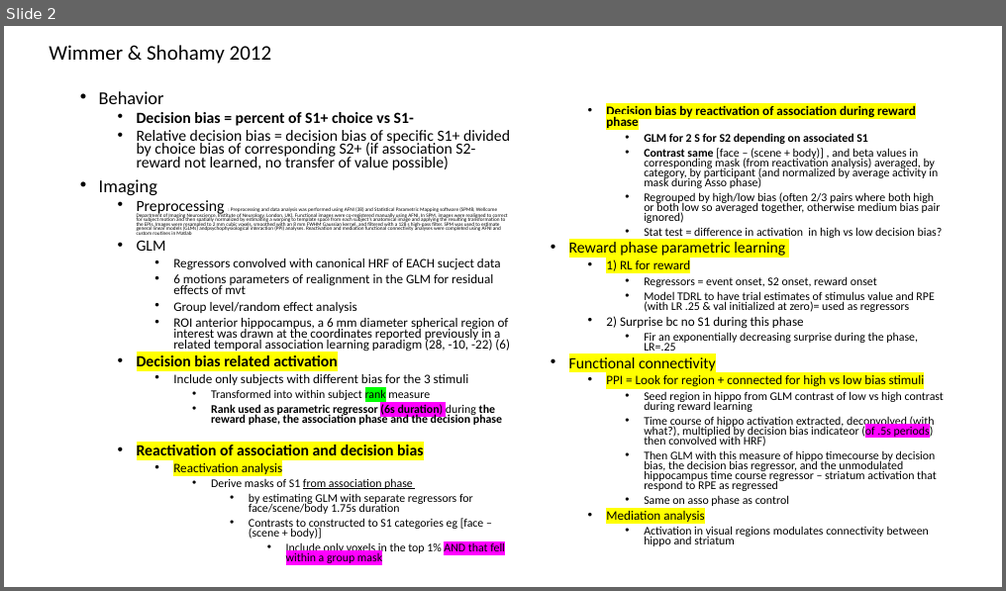
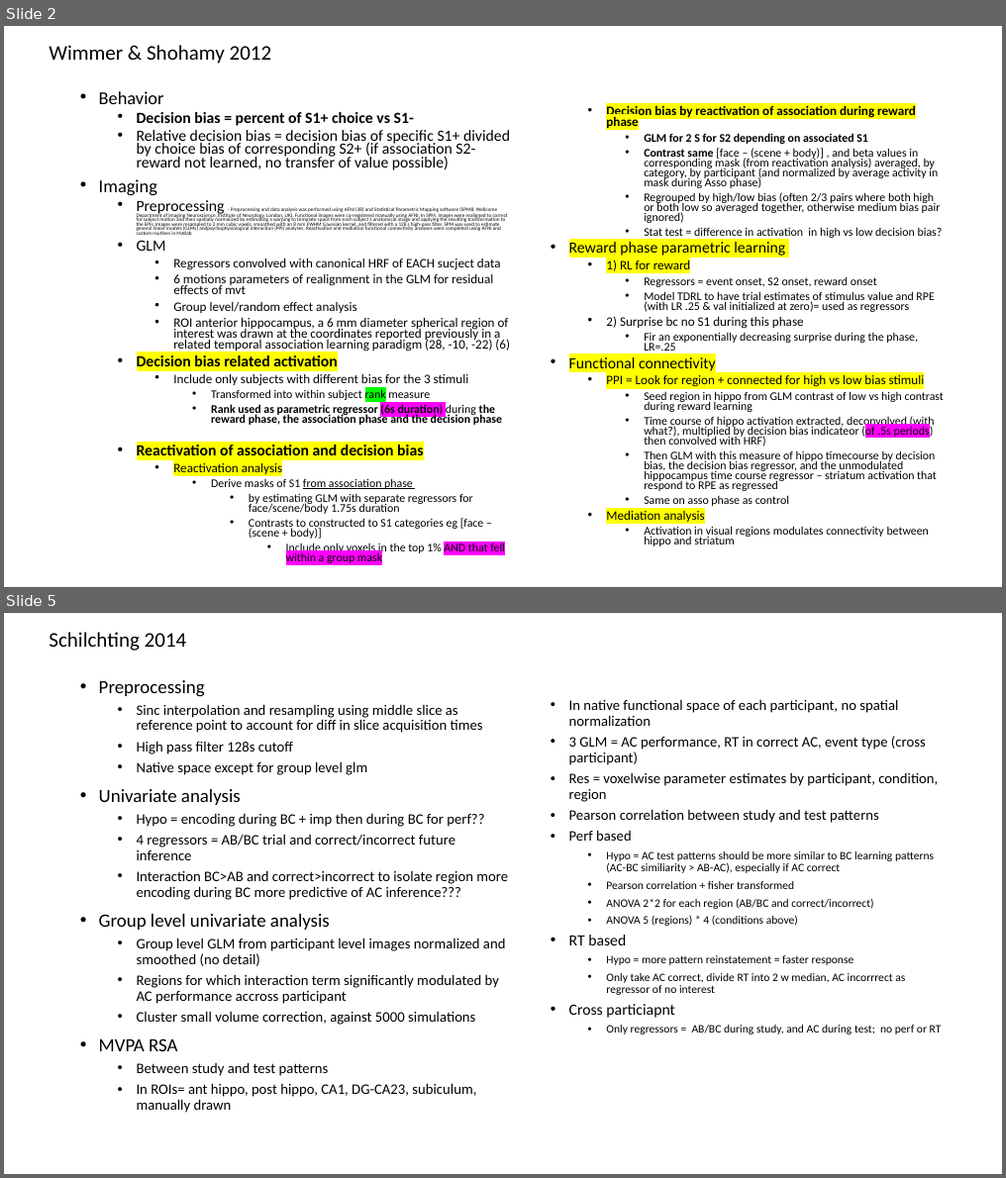
Before and after one commit to FlorianLeprevost/SemLink, a slide deck: ANAs.pptx. Shown one above the other, each under a label of ours: slide 2 before the commit, slides 2 and 5 after it; the slides between them are not shown. The pictures are 1006x591 and 1006x1178 pixels, drawn with LibreOffice and Linux fonts; fonts in the diff are those of the drawing. Boxes give left, top, right and bottom in pixels: in the first picture for what was removed or moved away, otherwise in the second. Text is boxed around its words. In the diff, an @@ line names an element or a change of style, - is before the commit and + after.

```diff
--- a/ANAs.pptx
+++ b/ANAs.pptx
@@ slide 5 added at (x1=4, y1=613, x2=1002, y2=1174), background #FFFFFF @@
@@ title added at (x1=49, y1=632, x2=187, y2=651), 20 pt, text #000000 @@
+Schilchting 2014
@@ text added at (x1=99, y1=680, x2=942, y2=1113), 14 pt, text #000000 @@
+• Preprocessing
+  • Sinc interpolation and resampling using middle slice as reference point to account for diff in slice acquisition times
+  • High pass filter 128s cutoff
+  • Native space except for group level glm
+• Univariate analysis
+  • Hypo = encoding during BC + imp then during BC for perf??
+  • 4 regressors = AB/BC trial and correct/incorrect future inference
+  • Interaction BC>AB and correct>incorrect to isolate region more encoding during BC more predictive of AC inference???
+• Group level univariate analysis
+  • Group level GLM from participant level images normalized and smoothed (no detail)
+  • Regions for which interaction term significantly modulated by AC performance accross participant
+  • Cluster small volume correction, against 5000 simulations
+• MVPA RSA
+  • Between study and test patterns
+  • In ROIs= ant hippo, post hippo, CA1, DG-CA23, subiculum, manually drawn
+  • In native functional space of each participant, no spatial normalization
+  • 3 GLM = AC performance, RT in correct AC, event type (cross participant)
+  • Res = voxelwise parameter estimates by participant, condition, region
+  • Pearson correlation between study and test patterns
+  • Perf based
+    • Hypo = AC test patterns should be more similar to BC learning patterns (AC-BC similiarity > AB-AC), especially if AC correct
+    • Pearson correlation + fisher transformed
+    • ANOVA 2*2 for each region (AB/BC and correct/incorrect)
+    • ANOVA 5 (regions) * 4 (conditions above)
+  • RT based
+    • Hypo = more pattern reinstatement = faster response
+    • Only take AC correct, divide RT into 2 w median, AC incorrrect as regressor of no interest
+  • Cross particiapnt
+    • Only regressors = AB/BC during study, and AC during test; no perf or RT
```
Also in this commit, not shown: 1 slide changed, 2 other slides added, 1 other file.
